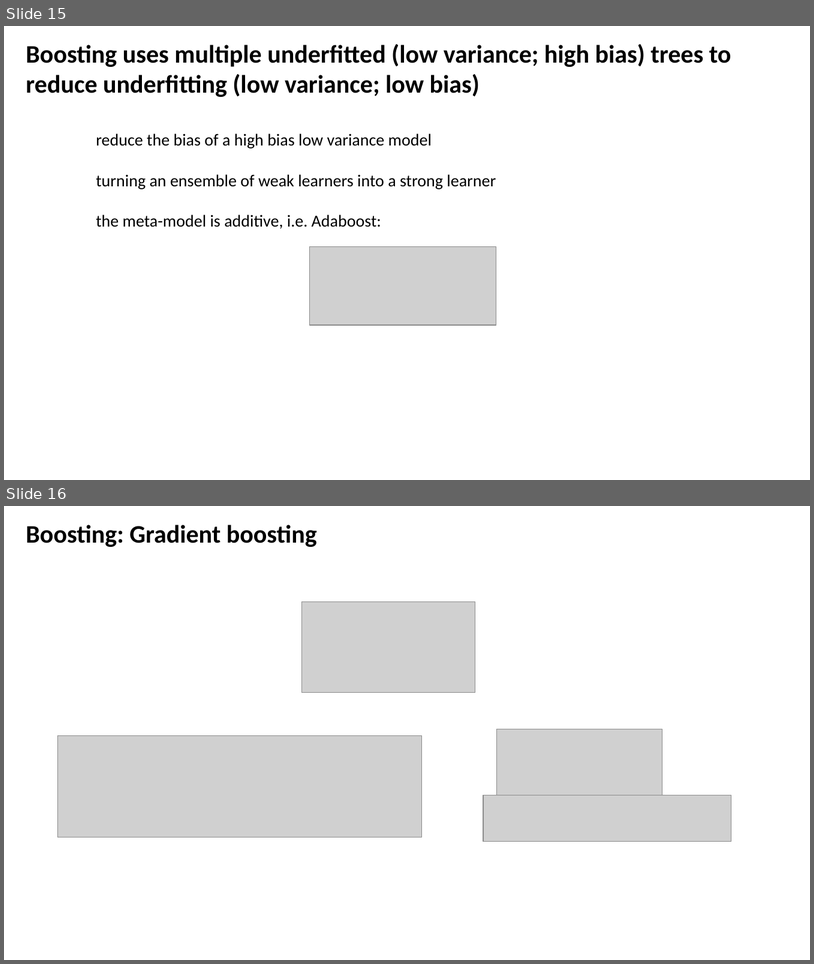
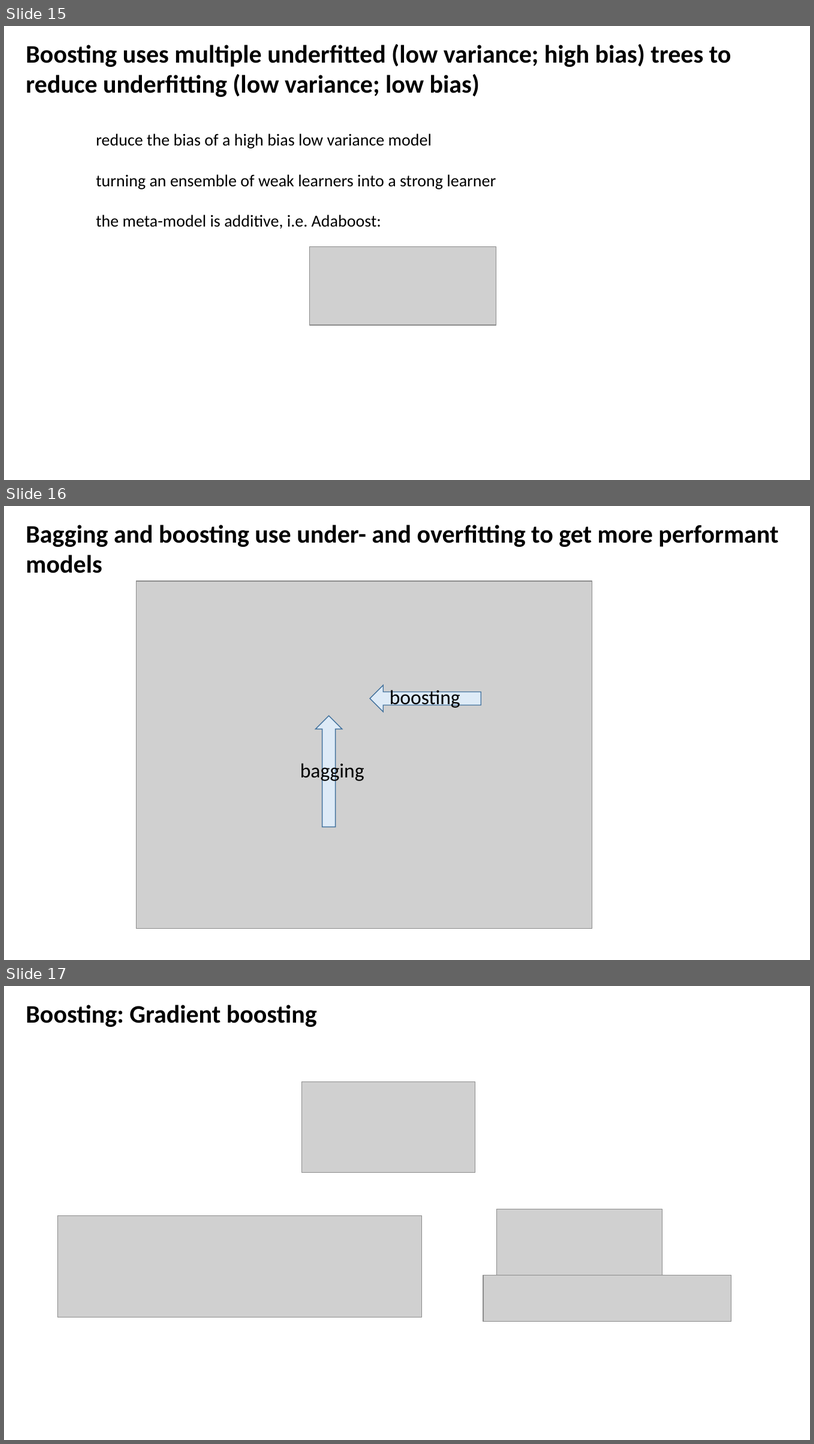
Before and after one commit to CompOmics/ML_AI_Analytical_Chemistry_Course, a slide deck: 03_Evaluation/slides/3_3_ensemble_learning.pptx. Shown one above the other, each under a label of ours: slides 15 and 16 before the commit, slides 15, 16 and 17 after it. The pictures are 814x964 and 814x1444 pixels, drawn with LibreOffice and Linux fonts; fonts in the diff are those of the drawing; grey boxes stand for pictures. Boxes give left, top, right and bottom in pixels: in the first picture for what was removed or moved away, otherwise in the second. Text is boxed around its words. In the diff, an @@ line names an element or a change of style, - is before the commit and + after.

```diff
--- a/03_Evaluation/slides/3_3_ensemble_learning.pptx
+++ b/03_Evaluation/slides/3_3_ensemble_learning.pptx
@@ slide 16 added at box(4, 506, 810, 960), background #FFFFFF @@
@@ text added at box(26, 525, 779, 573), 30 pt, text #000000, bold @@
+Bagging and boosting use under- and overfitting to get more performant models
@@ picture added at box(137, 581, 593, 928) @@
@@ right arrow added at box(370, 685, 482, 712), fill #DEEBF7, outline #43739E 1 pt @@
@@ text added at box(390, 690, 461, 708), 24 pt, text #000000 @@
+boosting
@@ right arrow added at box(316, 715, 343, 826), fill #DEEBF7, outline #43739E 1 pt @@
@@ text added at box(300, 761, 365, 783), 24 pt, text #000000 @@
+bagging
@@ what was slide 16 is now slide 17 @@
```
Also in this commit, not shown: 1 other slide added.
